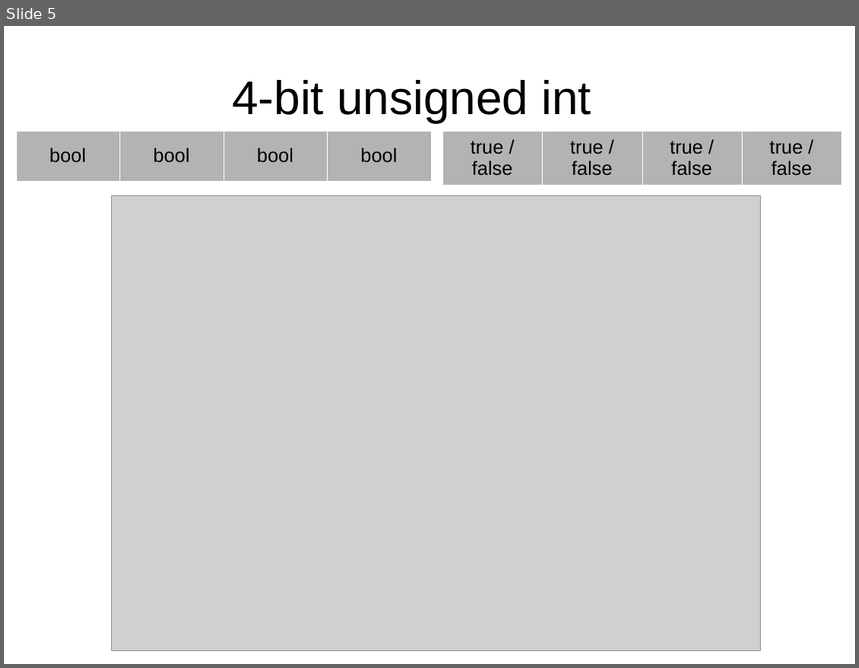
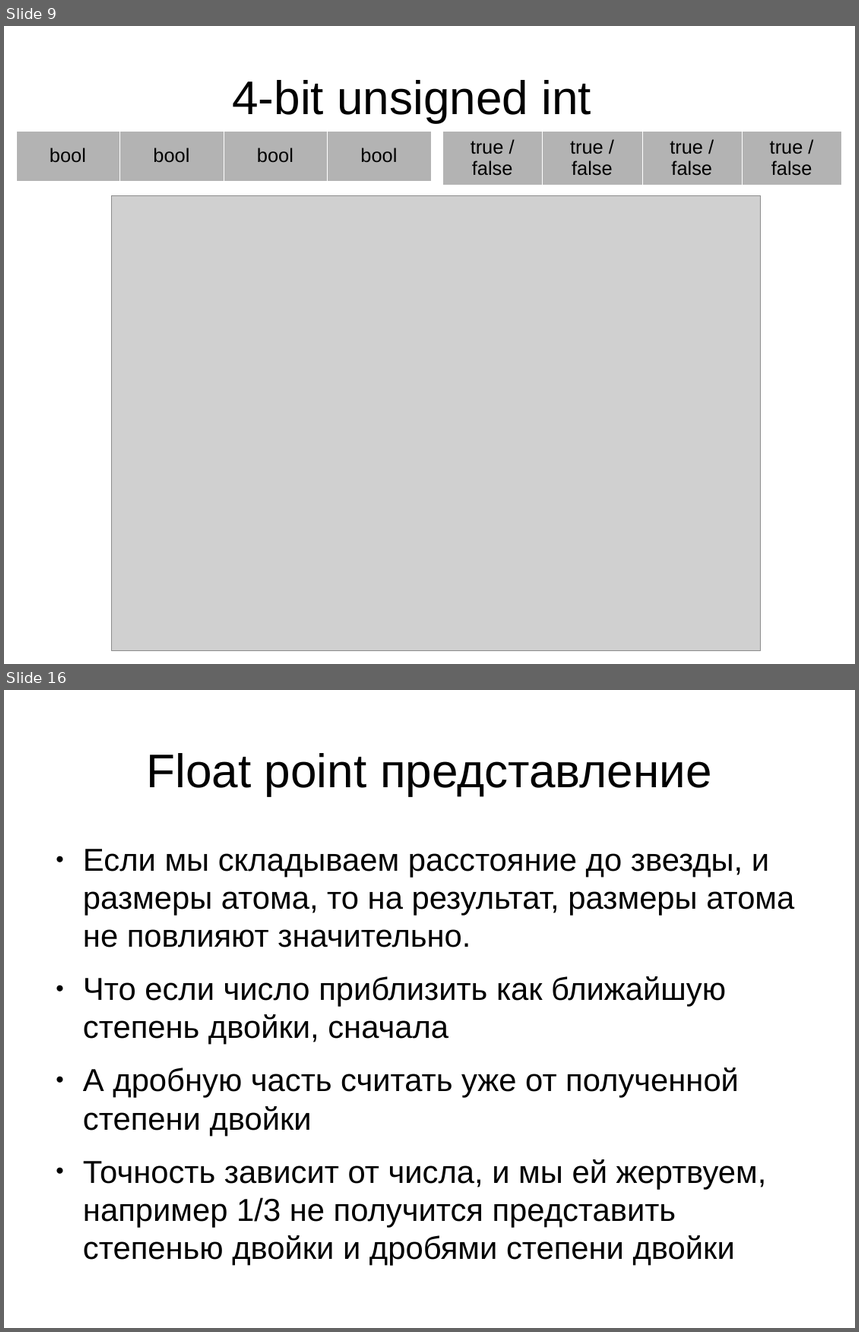
Before and after one commit to leanid/om, a slide deck: class-00-basic-prog/03-int-type/docs/bool_to_float.odp. Shown one above the other, each under a label of ours: slide 5 before the commit, slides 9 and 16 after it; the slides between them are not shown. The pictures are 859x668 and 859x1332 pixels, drawn with LibreOffice and Linux fonts; fonts in the diff are those of the drawing; grey boxes stand for pictures; background and template pictures are left out. Boxes give left, top, right and bottom in pixels: in the first picture for what was removed or moved away, otherwise in the second. Text is boxed around its words. In the diff, an @@ line names an element or a change of style, - is before the commit and + after.

```diff
--- a/class-00-basic-prog/03-int-type/docs/bool_to_float.odp
+++ b/class-00-basic-prog/03-int-type/docs/bool_to_float.odp
@@ slide 16 added at (4,690,855,1328), background #FFFFFF @@
@@ title added at (147,753,712,796), 44 pt, text #000000 @@
+Float point представление
@@ text added at (83,849,794,1266), 29.6 pt, text #000000 @@
+● Если мы складываем расстояние до звезды, и размеры атома, то на результат, размеры атома не повлияют значительно.
+● Что если число приблизить как ближайшую степень двойки, сначала
+● А дробную часть считать уже от полученной степени двойки
+● Точность зависит от числа, и мы ей жертвуем, например 1/3 не получится представить степенью двойки и дробями степени двойки
@@ what was slide 5 is now slide 9 @@
```
Also in this commit, not shown: 15 other slides added, 1 other file.
